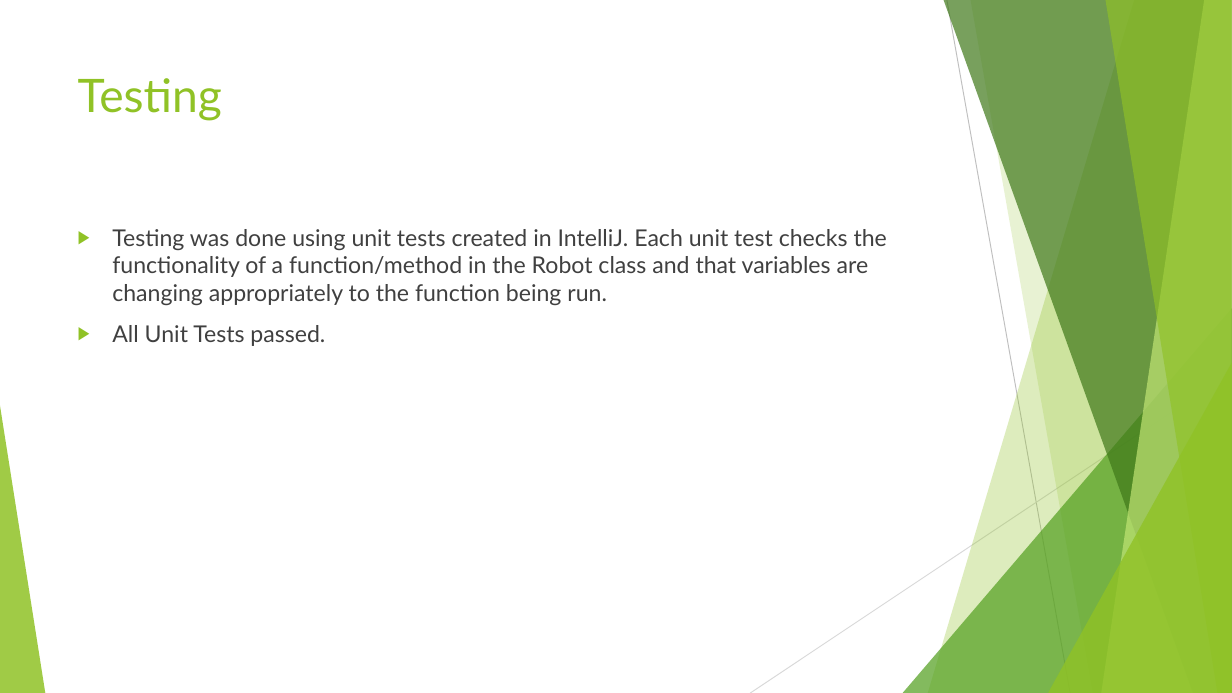
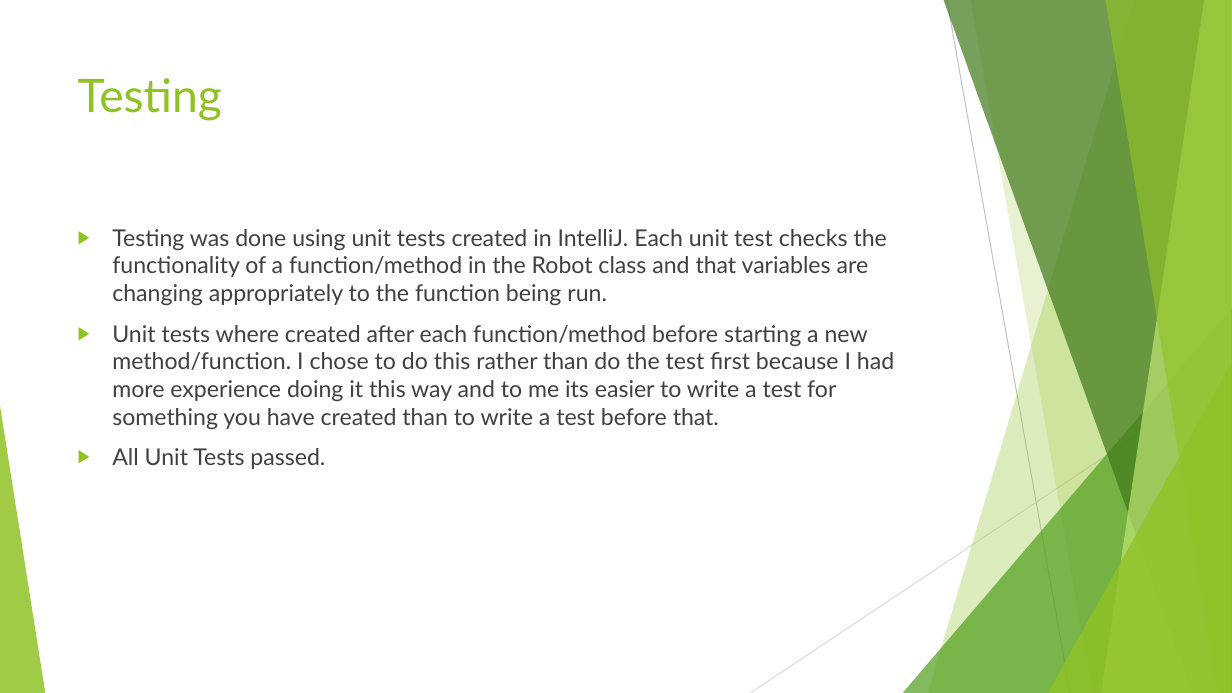
Before and after one commit to steven-twerdochlib/Raytheon-Project, a slide deck: slide 4 of Raytheon Project Presentation.pptx. Drawn at 1232x693 pixels with LibreOffice and Linux fonts; fonts in the diff are those of the drawing. Boxes give left, top, right and bottom in pixels: in the first picture for what was removed or moved away, otherwise in the second. Text is boxed around its words. In the diff, an @@ line names an element or a change of style, - is before the commit and + after.

Commit message:
Added a point to the Testing slide in the PowerPoint presentation.

```diff
--- a/Raytheon Project Presentation.pptx
+++ b/Raytheon Project Presentation.pptx
@@ text at [112,325,894,429]: paragraph added @@
+▶ Unit tests where created after each function/method before starting a new method/function. I chose to do this rather than do the test first because I had more experience doing it this way and to me its easier to write a test for something you have created than to write a test before that.
```
Also in this commit, not shown: 1 other file.
